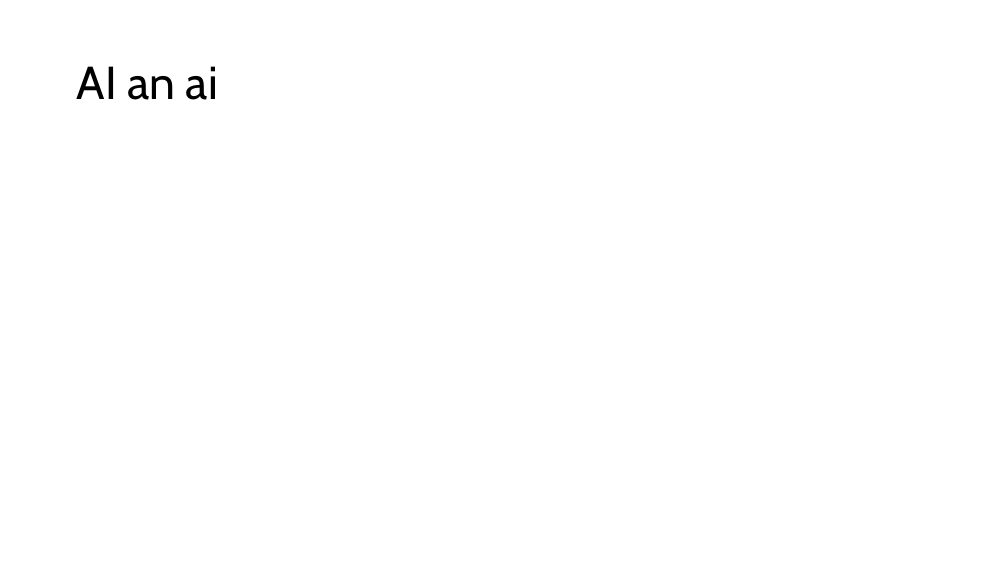
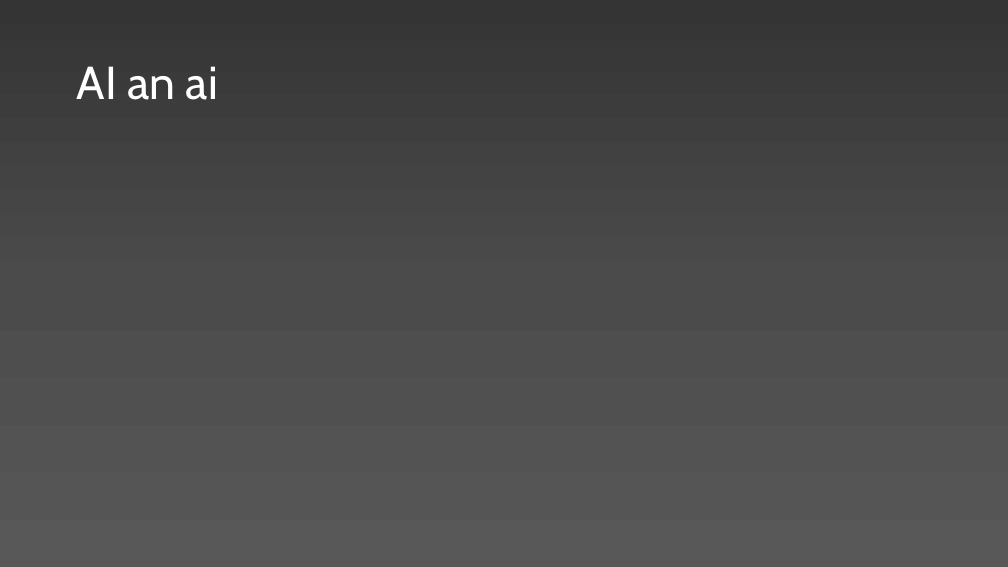
Before and after one commit to bobbobson21/UnitTestingSystem, a slide deck: slide 8 of e017770n_placeholder_presatation.pptx. Drawn at 1008x567 pixels with LibreOffice and Linux fonts; fonts in the diff are those of the drawing. Boxes give left, top, right and bottom in pixels: in the first picture for what was removed or moved away, otherwise in the second. Text is boxed around its words. In the diff, an @@ line names an element or a change of style, - is before the commit and + after.

```diff
--- a/e017770n_placeholder_presatation.pptx
+++ b/e017770n_placeholder_presatation.pptx
@@ rectangle added at [0, 0, 1008, 567], fill gradient #353535 to #4B4B4B to #595959 @@
@@ title "AI an ai" at [77, 66, 218, 100]: text colour #000000 to #FFFFFF @@
```
Also in this commit, not shown: 8 other slides changed.
